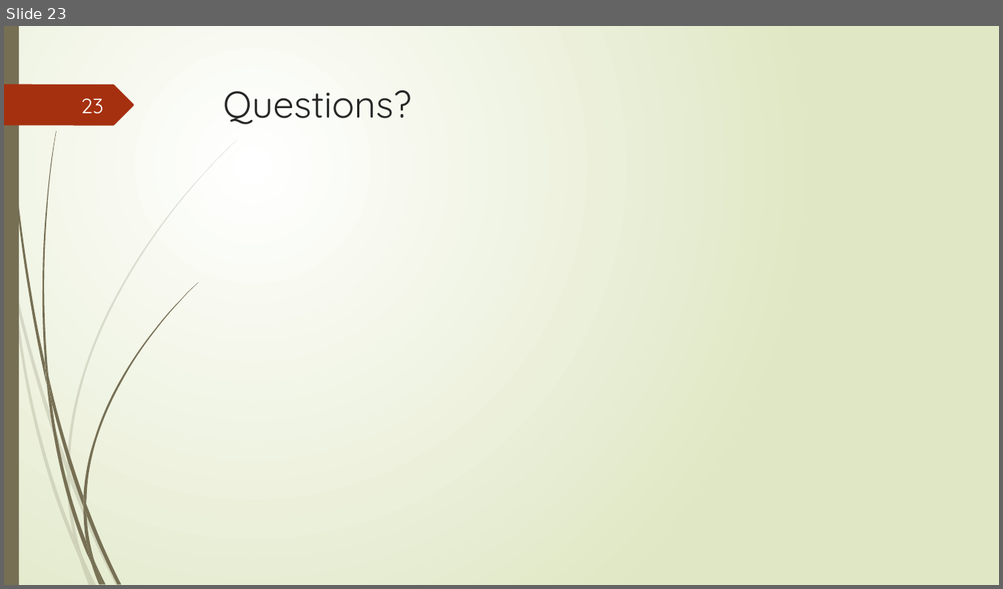
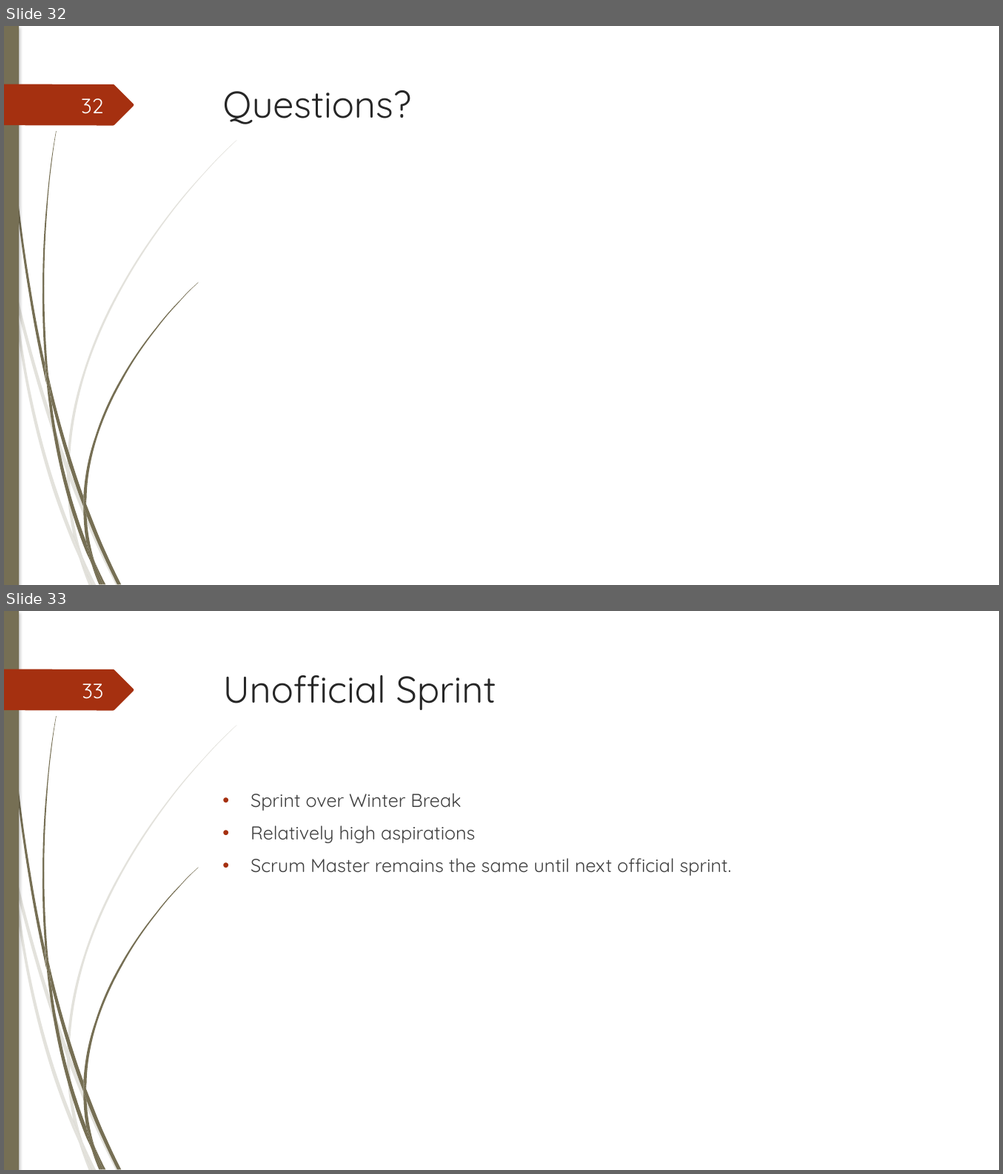
Before and after one commit to junmin-yee/Landmarked, a slide deck: Presentations/Sprint01 ReviewMeeting.pptx. Shown one above the other, each under a label of ours: slide 23 before the commit, slides 32 and 33 after it. The pictures are 1003x589 and 1003x1174 pixels, drawn with LibreOffice and Linux fonts; fonts in the diff are those of the drawing. Boxes give left, top, right and bottom in pixels: in the first picture for what was removed or moved away, otherwise in the second. Text is boxed around its words. In the diff, an @@ line names an element or a change of style, - is before the commit and + after.

```diff
--- a/Presentations/Sprint01 ReviewMeeting.pptx
+++ b/Presentations/Sprint01 ReviewMeeting.pptx
@@ slide 33 added at (4, 611, 999, 1170), background #FFFFFF; not listed: 24 template elements that a slide beside it also shows @@
@@ text added at (223, 675, 496, 710), 36 pt, text #262626 @@
+Unofficial Sprint
@@ page number added at (82, 684, 103, 699), 20 pt, text #FEFFFF @@
+33
@@ text added at (250, 793, 731, 876), 18 pt, text #404040 @@
+• Sprint over Winter Break
+• Relatively high aspirations
+• Scrum Master remains the same until next official sprint.
@@ what was slide 23 is now slide 32 @@
@@ slide 32 changed as well @@
@@ background gradient #FFFFFF to #DFE8C4 to #FFFFFF @@
@@ rectangle at (4, 26, 19, 585): shadow on @@
@@ outline redrawn in 13 elements at (14, 284, 68, 473), (70, 471, 119, 585), (12, 287, 79, 559), (67, 473, 82, 557), (68, 140, 237, 471), (74, 536, 93, 585), (6, 26, 46, 385), (86, 504, 121, 585), (42, 131, 57, 378), (83, 283, 198, 504), (83, 507, 94, 562), (83, 497, 86, 515), (4, 84, 134, 125) @@
@@ page number at (81, 99, 103, 114): text changed @@
-23
+32
```
Also in this commit, not shown: 26 other slides changed, 8 other slides added, 4 slides removed.
